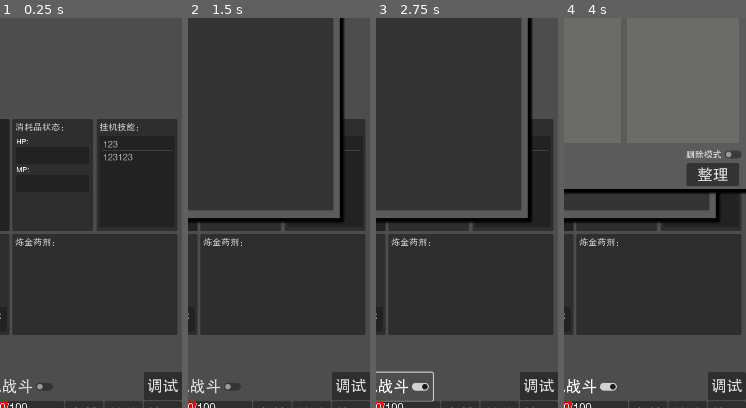
Above: before the commit, frames 1-4 (left to right).
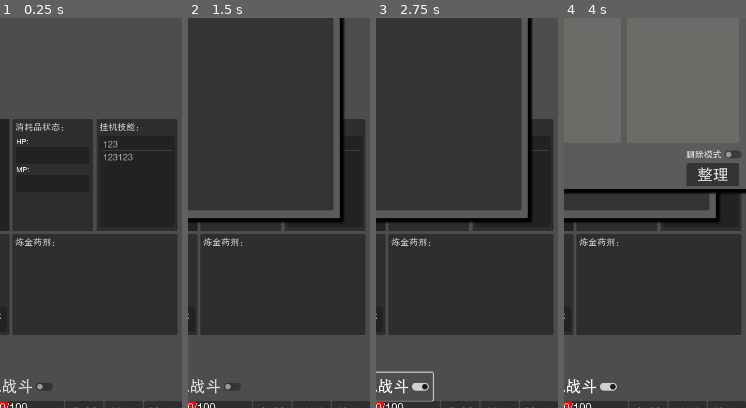
Above: after the commit, the same moments.

Repository: limingboGitHub/TextAdventure
Game: Godot game, scene res://src/scenes/game/world.tscn
The game is run twice, just before and just after one commit, with the same random seed, the same clock (stepped at 60 frames per second) and the same inputs. This scene is started directly instead of the project's main scene.
Inputs:
- Up to frame 1 (0.25 s): no input
- Up to frame 2 (1.5 s): click "大地图" at 0.5 s; click "休息" at 1.25 s
- Up to frame 3 (2.75 s): click "挂机战斗" at 2 s
- Up to frame 4 (4 s): click "背包" at 2.75 s; click "装备" at 3.5 s
The pictures show only the part of the screen within x 50-100%, y 43-93%; the shares and areas given below are measured in that part.

The runs differ from the first frame. In frame 1, 1.4% of the frame differs, in the area x 79-100%, y 90-98%; in frame 2, 1.4%; in frame 3, 1.4%; in frame 4, 1.4%.
Error in both runs: Attempt to call function 'get_as_text' in base 'null instance' on a null instance. (res://src/core/res_manager.gd:221)

Commit message:
fix: 优化部分技能效果怪物收到伤害的判定范围

Diff:
--- a/src/scenes/effect/attack_effect5.tscn
+++ b/src/scenes/effect/attack_effect5.tscn
@@ -9,6 +9,7 @@
 script = ExtResource("1_hkvih")
 
 [node name="Area2D" type="Area2D" parent="."]
+scale = Vector2(1e-05, 1e-05)
 monitorable = false
 
 [node name="CollisionShape2D" type="CollisionShape2D" parent="Area2D"]
--- a/src/scenes/game/monster.tscn
+++ b/src/scenes/game/monster.tscn
@@ -14,7 +14,7 @@
 bg_color = Color(0.176471, 0.176471, 0.176471, 1)
 
 [sub_resource type="RectangleShape2D" id="RectangleShape2D_w8quf"]
-size = Vector2(5, 5)
+size = Vector2(50, 40)
 
 [node name="Monster" type="Control"]
 layout_mode = 3
--- a/src/scenes/game/monster_boss.tscn
+++ b/src/scenes/game/monster_boss.tscn
@@ -12,7 +12,7 @@
 bg_color = Color(0.176471, 0.176471, 0.176471, 1)
 
 [sub_resource type="RectangleShape2D" id="RectangleShape2D_dsv8w"]
-size = Vector2(5, 5)
+size = Vector2(200, 160)
 
 [node name="Monster" type="Control"]
 layout_mode = 3
--- a/src/scenes/game/world.tscn
+++ b/src/scenes/game/world.tscn
@@ -177,6 +177,7 @@
 text = "退出"
 
 [node name="DebugBt" type="Button" parent="CanvasLayer/UI/ButtonControl"]
+visible = false
 layout_mode = 0
 offset_left = 580.0
 offset_top = 1231.0
Not shown, changed: export_presets.cfg
